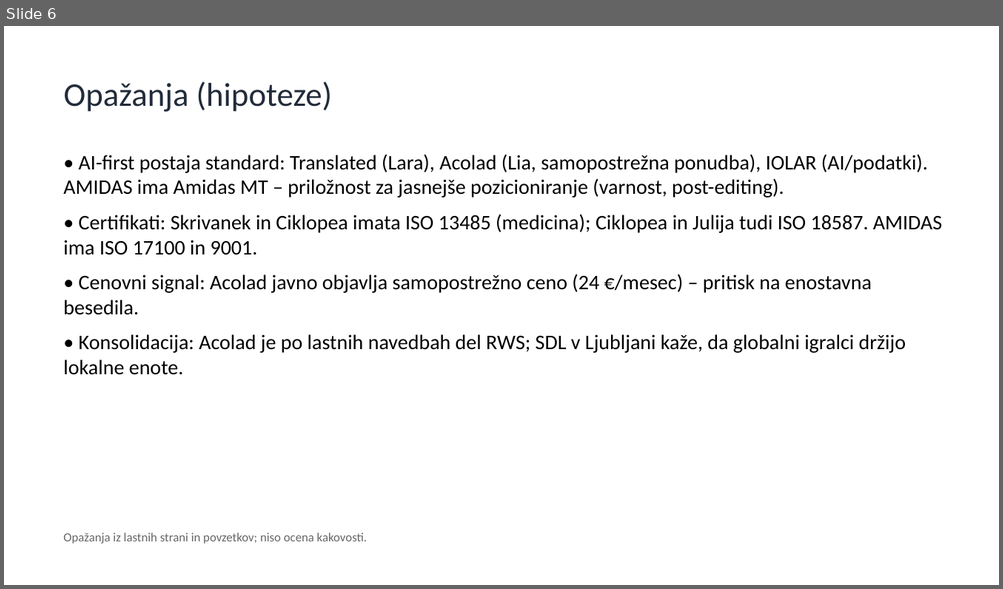
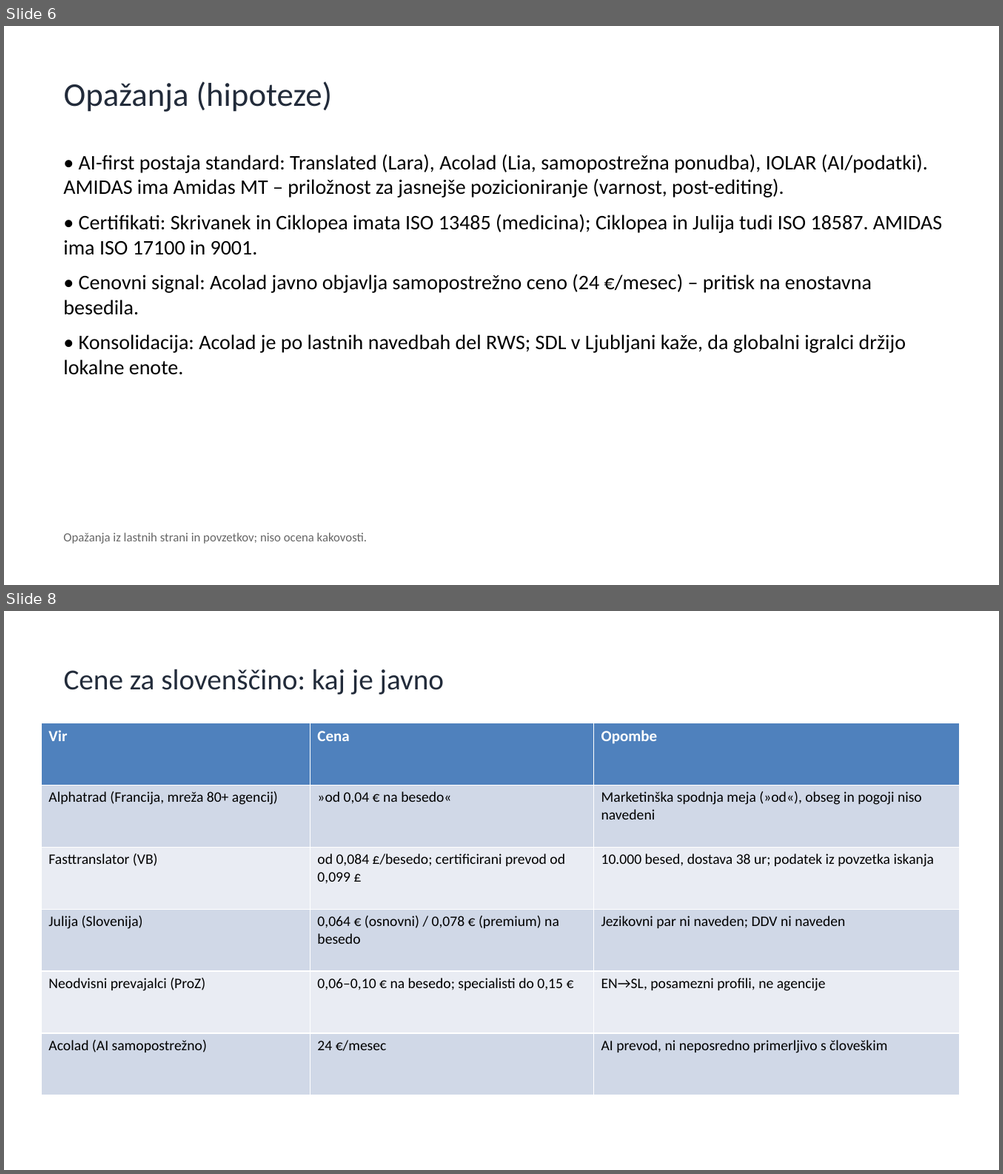
Before and after one commit to matjazambroz/github, a slide deck: analiza/analiza_konkurence_EU.pptx. Shown one above the other, each under a label of ours: slide 6 before the commit, slides 6 and 8 after it; the slides between them are not shown. The pictures are 1003x589 and 1003x1174 pixels, drawn with LibreOffice and Linux fonts; fonts in the diff are those of the drawing. Boxes give left, top, right and bottom in pixels: in the first picture for what was removed or moved away, otherwise in the second. Text is boxed around its words. In the diff, an @@ line names an element or a change of style, - is before the commit and + after.

```diff
--- a/analiza/analiza_konkurence_EU.pptx
+++ b/analiza/analiza_konkurence_EU.pptx
@@ slide 8 added at <box>4,611,999,1170</box>, background #FFFFFF @@
@@ title added at <box>64,669,444,695</box>, 28 pt, text #222B3A @@
+Cene za slovenščino: kaj je javno
@@ table added at <box>41,723,959,1096</box>, 6 rows, 3 columns @@
+Vir | Cena | Opombe
+Alphatrad (Francija, mreža 80+ agencij) | »od 0,04 € na besedo« | Marketinška spodnja meja (»od«), obseg in pogoji niso navedeni
+Fasttranslator (VB) | od 0,084 £/besedo; certificirani prevod od 0,099 £ | 10.000 besed, dostava 38 ur; podatek iz povzetka iskanja
+Julija (Slovenija) | 0,064 € (osnovni) / 0,078 € (premium) na besedo | Jezikovni par ni naveden; DDV ni naveden
+Neodvisni prevajalci (ProZ) | 0,06–0,10 € na besedo; specialisti do 0,15 € | EN→SL, posamezni profili, ne agencije
+Acolad (AI samopostrežno) | 24 €/mesec | AI prevod, ni neposredno primerljivo s človeškim
```
Also in this commit, not shown: 3 slides changed, 3 other slides added, 1 other file.
